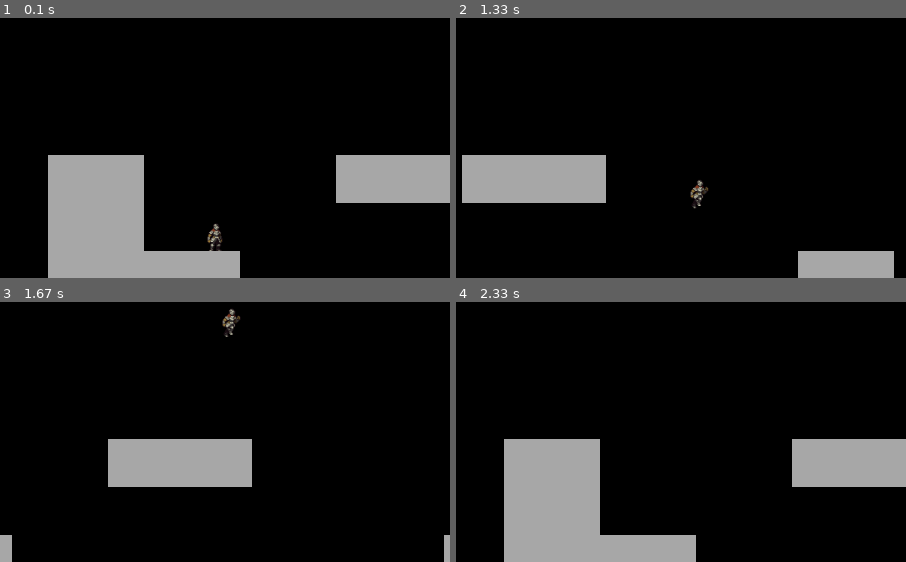
Above: before the commit, frames 1-4 (two rows, left to right).
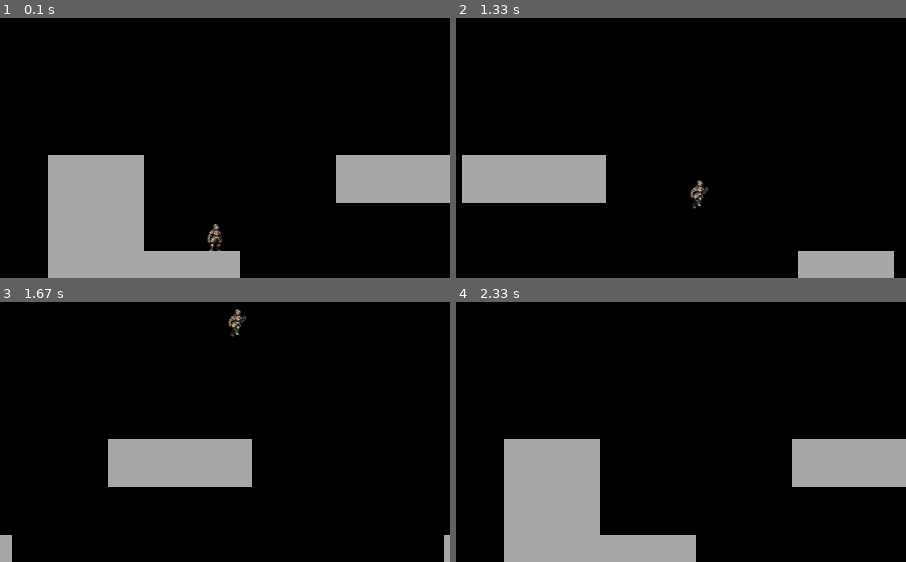
Above: after the commit, the same moments.

Repository: youngjerald239/pygame
Game: pygame game, started from main.py
Same seed, same stepped clock (60 frames per second), same inputs: the game is played once before the commit and once after it.
Inputs:
- Up to frame 1 (0.1 s): no input
- Up to frame 2 (1.33 s): hold Right 0.33-0.8 s; hold Right 0.83-1.3 s; tap Space at 0.9, 1.2 s
- Up to frame 3 (1.67 s): hold Left from 1.33 s (still down); tap Space at 1.4 s
- Up to frame 4 (2.33 s): tap Space at 1.7, 1.97, 2.27 s; release Left at 1.87 s; hold Left 1.9-2.3 s
The pictures show only the part of the screen within x 0-50%, y 0-50%; the shares and areas given below are measured in that part.

Frames 1-2 are identical in both runs. In frame 3, 0.3% of the frame differs, in the area x 49-55%, y 2-14%; in frame 4, nothing differs.

Commit message:
corrected collision animation floor

Diff:
--- a/player.py
+++ b/player.py
@@ -53,7 +53,7 @@
     def get_status(self):
         if self.direction.y < 0:
             self.status = 'jump'
-        elif self.direction.y > 0:
+        elif self.direction.y > 1:
             self.status = 'fall'
         else:
             if self.direction.x != 0:
